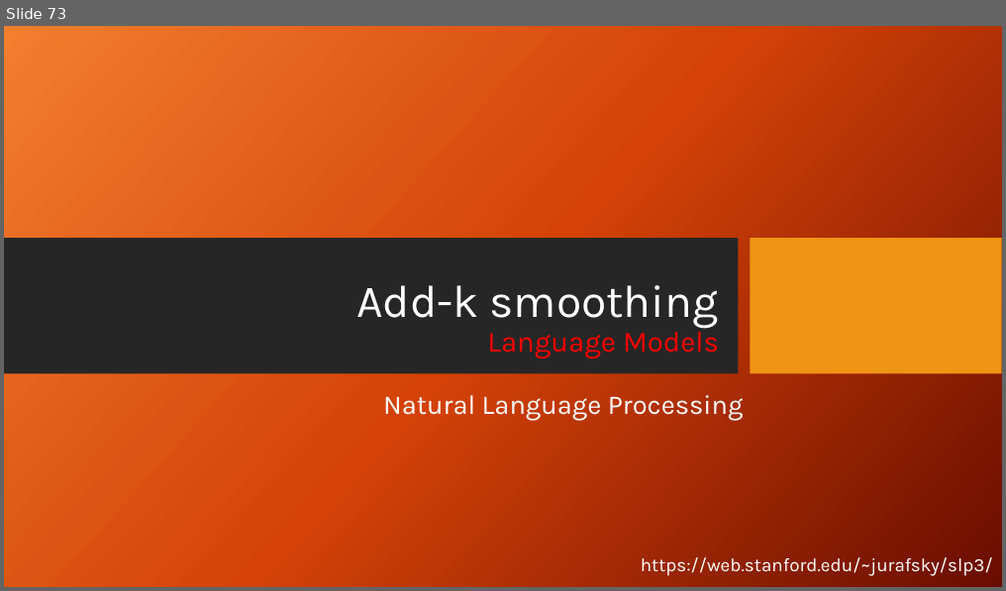
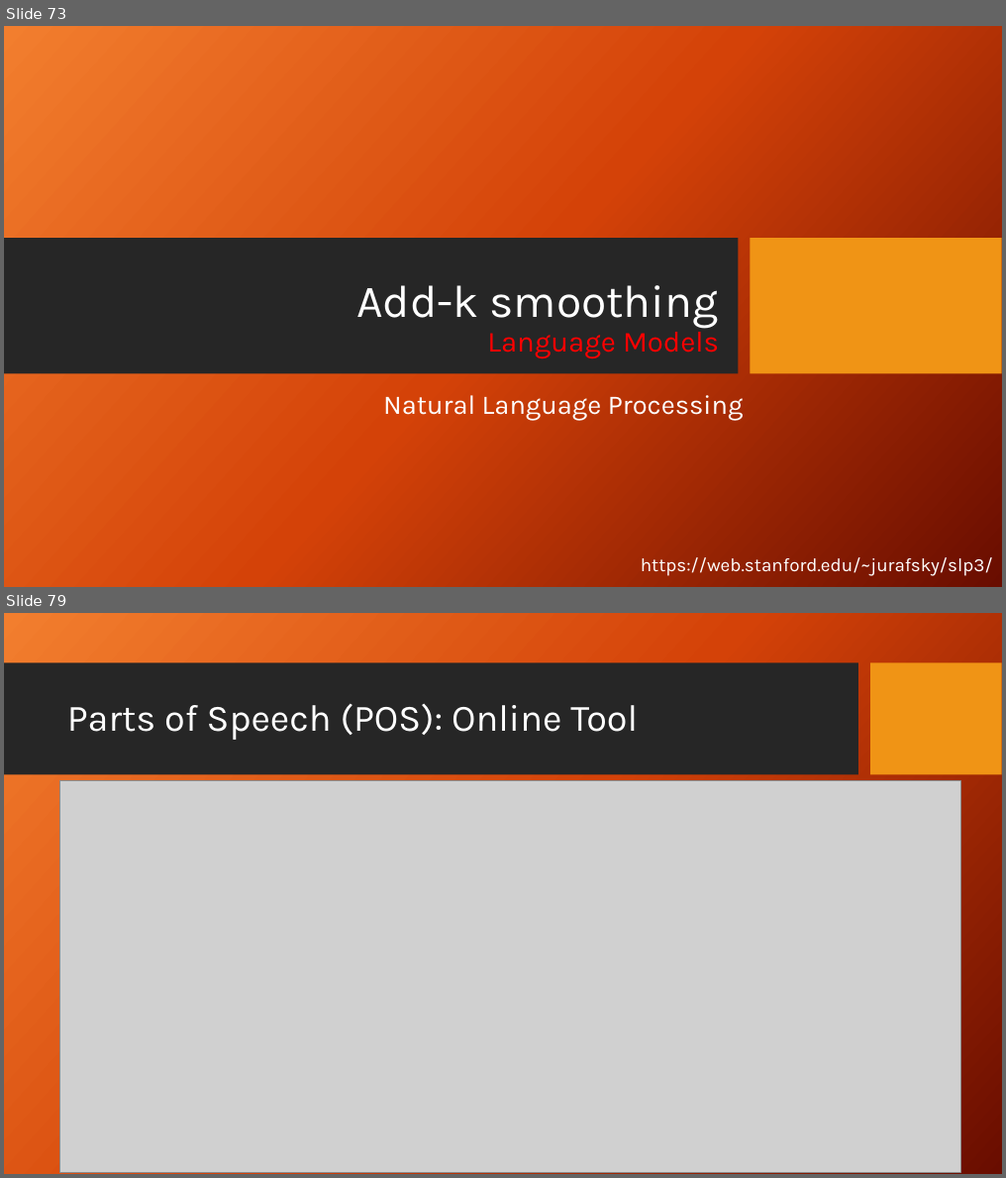
Before and after one commit to FaisalAhmedBijoy/Natural-Language-Processing-with-Python, a slide deck: docs/NLP_bangla_tutorial.pptx. Shown one above the other, each under a label of ours: slide 73 before the commit, slides 73 and 79 after it; the slides between them are not shown. The pictures are 1006x591 and 1006x1178 pixels, drawn with LibreOffice and Linux fonts; fonts in the diff are those of the drawing; grey boxes stand for pictures; background and template pictures are left out. Boxes give left, top, right and bottom in pixels: in the first picture for what was removed or moved away, otherwise in the second. Text is boxed around its words. In the diff, an @@ line names an element or a change of style, - is before the commit and + after.

```diff
--- a/docs/NLP_bangla_tutorial.pptx
+++ b/docs/NLP_bangla_tutorial.pptx
@@ slide 79 added at (4,613,1002,1174), background picture (left out) @@
@@ rectangle added at (4,663,858,775), fill #262626 @@
@@ rectangle added at (871,663,1002,775), fill #F09415 @@
@@ title added at (67,703,638,740), 36 pt, text #FFFFFF @@
+Parts of Speech (POS): Online Tool
@@ picture added at (59,780,960,1173) @@
```
Also in this commit, not shown: 11 other slides added, 1 slide removed.
